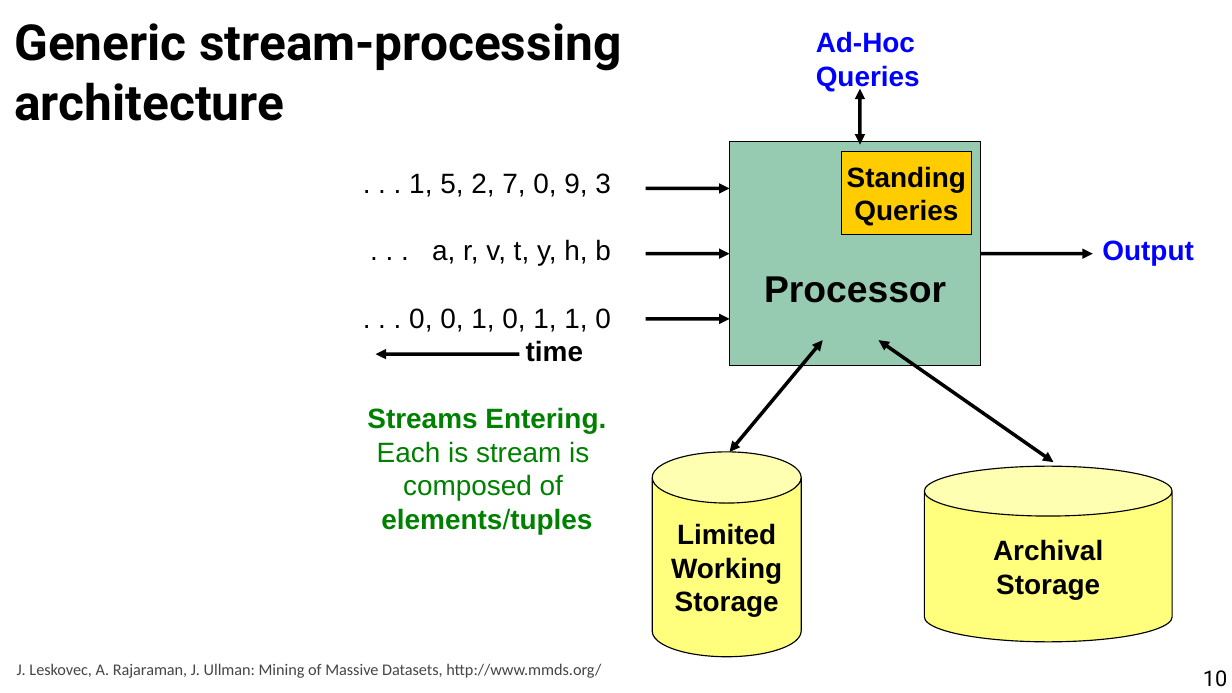
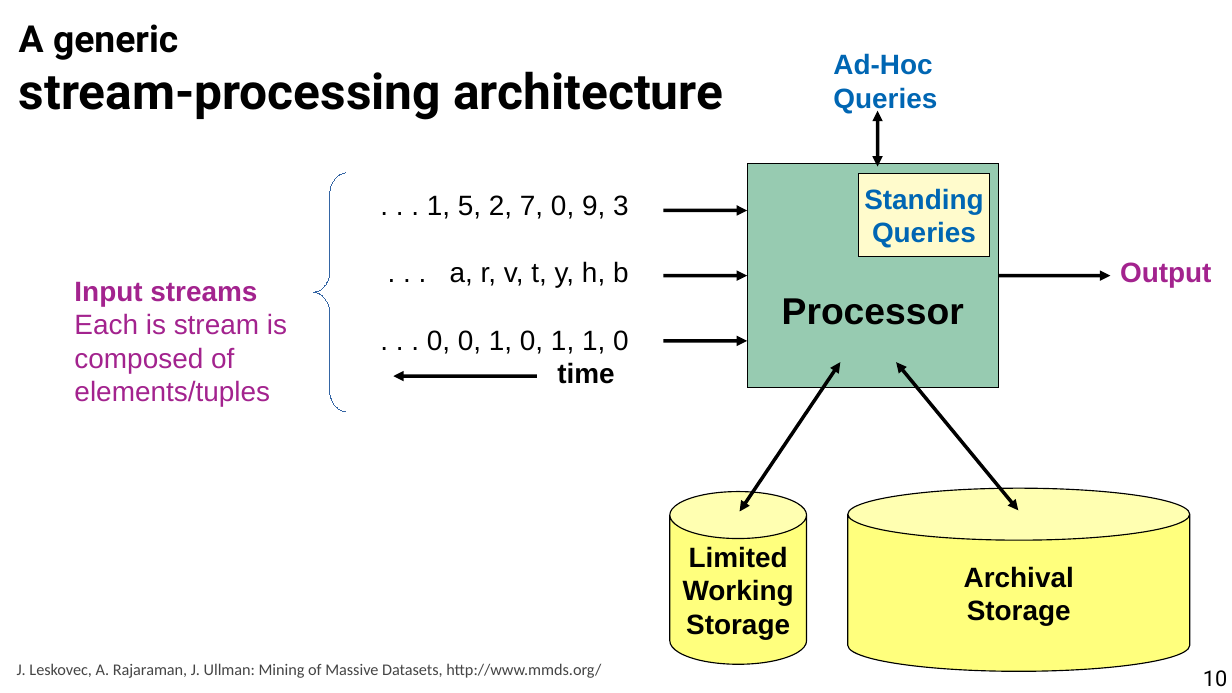
Before and after one commit to marco-calautti/data-mining-course, a slide deck: slide 10 of theory/tt10_streams.odp. Drawn at 1232x693 pixels with LibreOffice and Linux fonts; fonts in the diff are those of the drawing. Boxes give left, top, right and bottom in pixels: in the first picture for what was removed or moved away, otherwise in the second. Text is boxed around its words. In the diff, an @@ line names an element or a change of style, - is before the commit and + after.

```diff
--- a/theory/tt10_streams.odp
+++ b/theory/tt10_streams.odp
@@ title at (x1=19, y1=24, x2=723, y2=120): text changed @@
-Generic stream-processing
-architecture
+A generic
+stream-processing architecture
@@ text "Ad-Hoc" at (x1=833, y1=53, x2=937, y2=113): text colour #0000FF to #0066B3 @@
@@ double arrow moved from (860, 88) - (861, 144) to (878, 111) - (878, 167) @@
@@ freeform shape added at (x1=314, y1=173, x2=345, y2=413), outline #3465A4 0 pt @@
@@ rectangle "Standing" at (x1=860, y1=173, x2=991, y2=257): text colour #000000 to #0066B3; fill #FFCC00 to #FFFBCC @@
@@ text ". . . 1, 5, ..." moved from (x1=367, y1=173, x2=611, y2=534) to (x1=427, y1=195, x2=629, y2=384) @@
@@ text "Output" moved from (x1=1102, y1=240, x2=1193, y2=266) to (x1=1120, y1=262, x2=1211, y2=288) @@
@@ text "Output" at (x1=1120, y1=262, x2=1211, y2=288): text colour #0000FF to #A3238E @@
@@ text added at (x1=74, y1=281, x2=287, y2=406), 18 pt, text #A3238E @@
+Input streams
+Each is stream is
+composed of
+elements/tuples
@@ 3 arrows, 2 rectangles, 1 text moved together from (x1=646, y1=31, x2=982, y2=366) to (x1=664, y1=53, x2=999, y2=388) @@
@@ arrow moved from (982, 254) - (1093, 254) to (999, 276) - (1111, 276) @@
@@ arrow moved from (520, 354) - (376, 354) to (537, 377) - (394, 377) @@
@@ text at (x1=557, y1=362, x2=614, y2=384): alignment left to centre @@
@@ double arrow moved from (823, 340) - (730, 452) to (841, 362) - (740, 512) @@
@@ double arrow moved from (879, 340) - (1054, 463) to (897, 362) - (1018, 511) @@
@@ text at (x1=367, y1=407, x2=606, y2=534): paragraphs removed @@
-Streams Entering.
-Each is stream is
-composed of
-elements/tuples
@@ cylinder "Limited" resized from (x1=653, y1=452, x2=802, y2=656) to (x1=670, y1=492, x2=806, y2=665) @@
@@ cylinder "Archival" resized from (x1=925, y1=466, x2=1173, y2=642) to (x1=849, y1=489, x2=1191, y2=672) @@
```
Also in this commit, not shown: 39 other slides changed.
